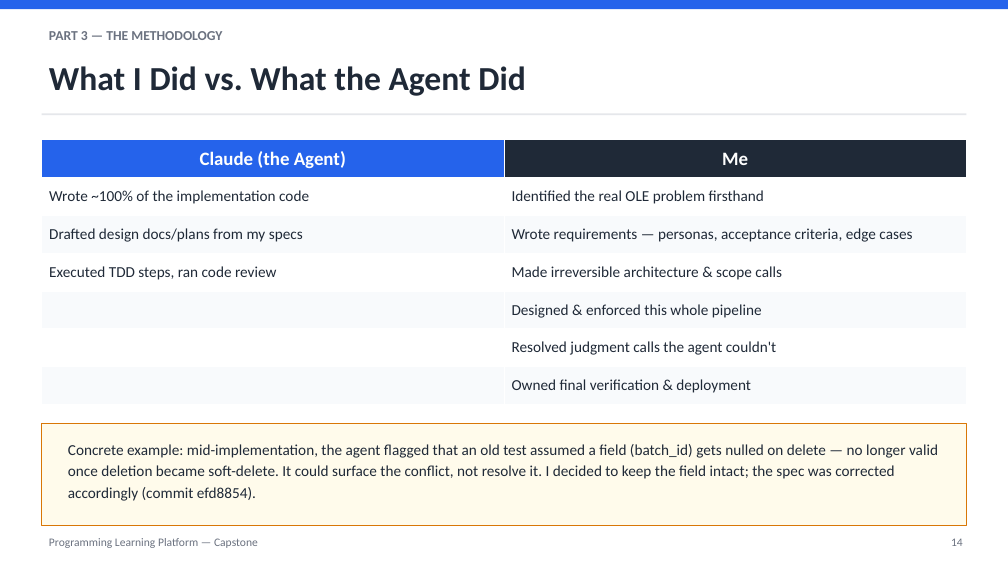
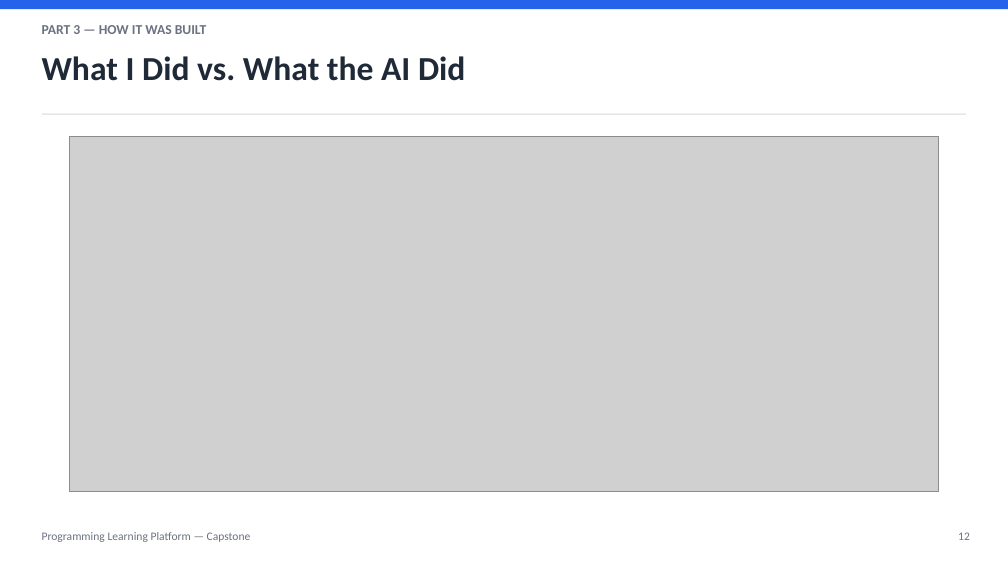
Before and after one commit to Jeromefromcn/programming-learning-platform, a slide deck: slide 12 of docs/6_presentation/presentation.pptx (slide 14 before the commit). Drawn at 1008x567 pixels with LibreOffice and Linux fonts; fonts in the diff are those of the drawing; grey boxes stand for pictures. Boxes give left, top, right and bottom in pixels: in the first picture for what was removed or moved away, otherwise in the second. Text is boxed around its words. In the diff, an @@ line names an element or a change of style, - is before the commit and + after.

```diff
--- a/docs/6_presentation/presentation.pptx
+++ b/docs/6_presentation/presentation.pptx
@@ text at [42,25,207,34]: text changed @@
-PART 3 — THE METHODOLOGY
+PART 3 — HOW IT WAS BUILT
@@ text at [42,56,465,81]: text changed @@
-What I Did vs. What the Agent Did
+What I Did vs. What the AI Did
@@ table removed at [42,140,967,405], 7 rows, 2 columns @@
-Claude (the Agent) | Me
-Wrote ~100% of the implementation code | Identified the real OLE problem firsthand
-Drafted design docs/plans from my specs | Wrote requirements — personas, acceptance criteria, edge cases
-Executed TDD steps, ran code review | Made irreversible architecture & scope calls
- | Designed & enforced this whole pipeline
- | Resolved judgment calls the agent couldn't
- | Owned final verification & deployment
@@ picture added at [70,136,939,492] @@
@@ rectangle removed at [42,423,966,526] @@
@@ text removed at [68,444,938,501] @@
-Concrete example: mid-implementation, the agent flagged that an old test assumed a field (batch_id) gets nulled on delete — no longer valid once deletion became soft-delete. It could surface the conflict, not resolve it. I decided to keep the field intact; the spec was corrected accordingly (commit efd8854).
@@ text "Programming Learning Platform — Capstone" at [42,532,251,542]: line spacing 1.15 to 1 @@
@@ text at [958,532,970,540]: text changed @@
-14
+12
```
Also in this commit, not shown: 7 other slides changed, 7 slides added, 11 slides removed, 1 other file.
